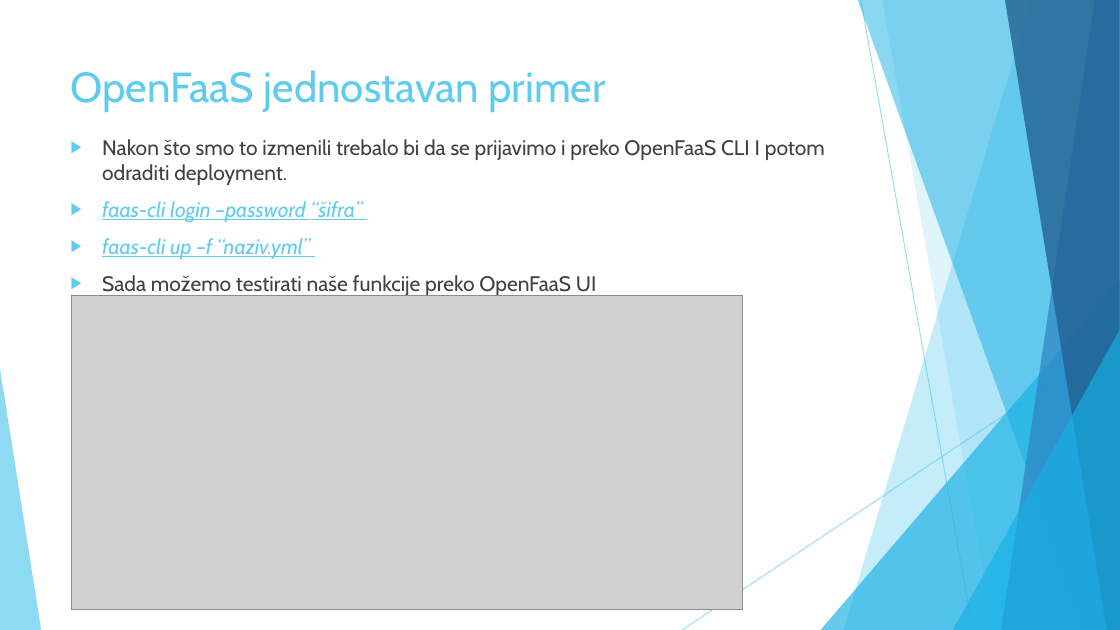
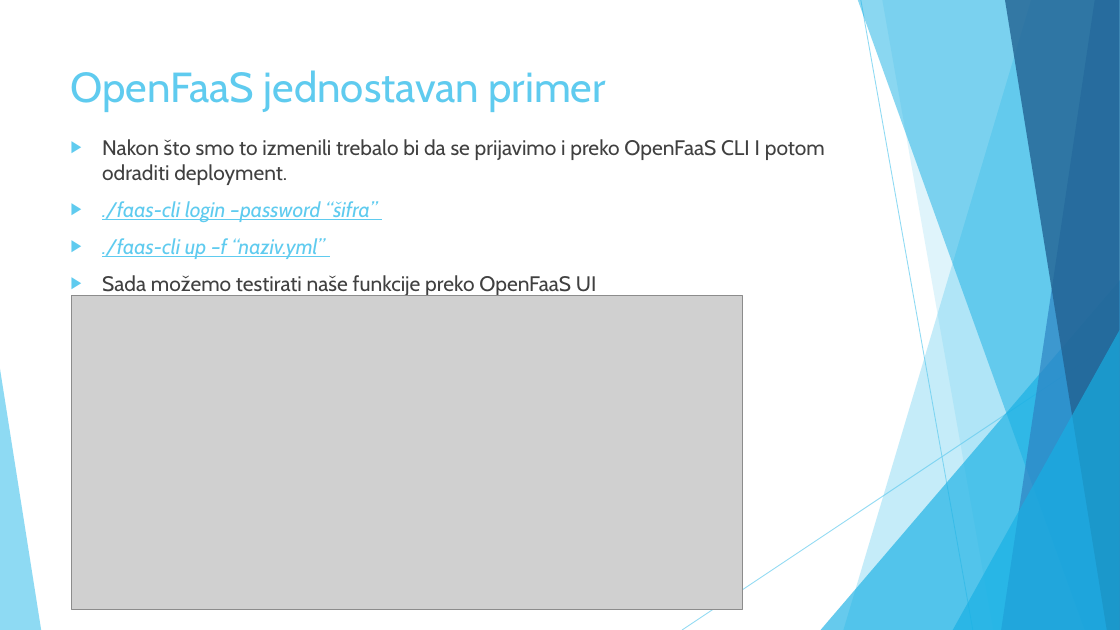
Before and after one commit to SlavkoPetrovic/SOA-Projekat, a slide deck: slide 17 of Seminarski/Prezentacija/OpenFaaS.pptx. Drawn at 1120x630 pixels with LibreOffice and Linux fonts; fonts in the diff are those of the drawing; grey boxes stand for pictures. Boxes give left, top, right and bottom in pixels: in the first picture for what was removed or moved away, otherwise in the second. Text is boxed around its words. In the diff, an @@ line names an element or a change of style, - is before the commit and + after.

```diff
--- a/Seminarski/Prezentacija/OpenFaaS.pptx
+++ b/Seminarski/Prezentacija/OpenFaaS.pptx
@@ text at <box>102,201,377,259</box>: text changed @@
-▶ faas-cli login –password “šifra”
-▶ faas-cli up –f “naziv.yml”
+▶ ./faas-cli login –password “šifra”
+▶ ./faas-cli up –f “naziv.yml”
```
Also in this commit, not shown: 5 other slides changed, 1 other file.
